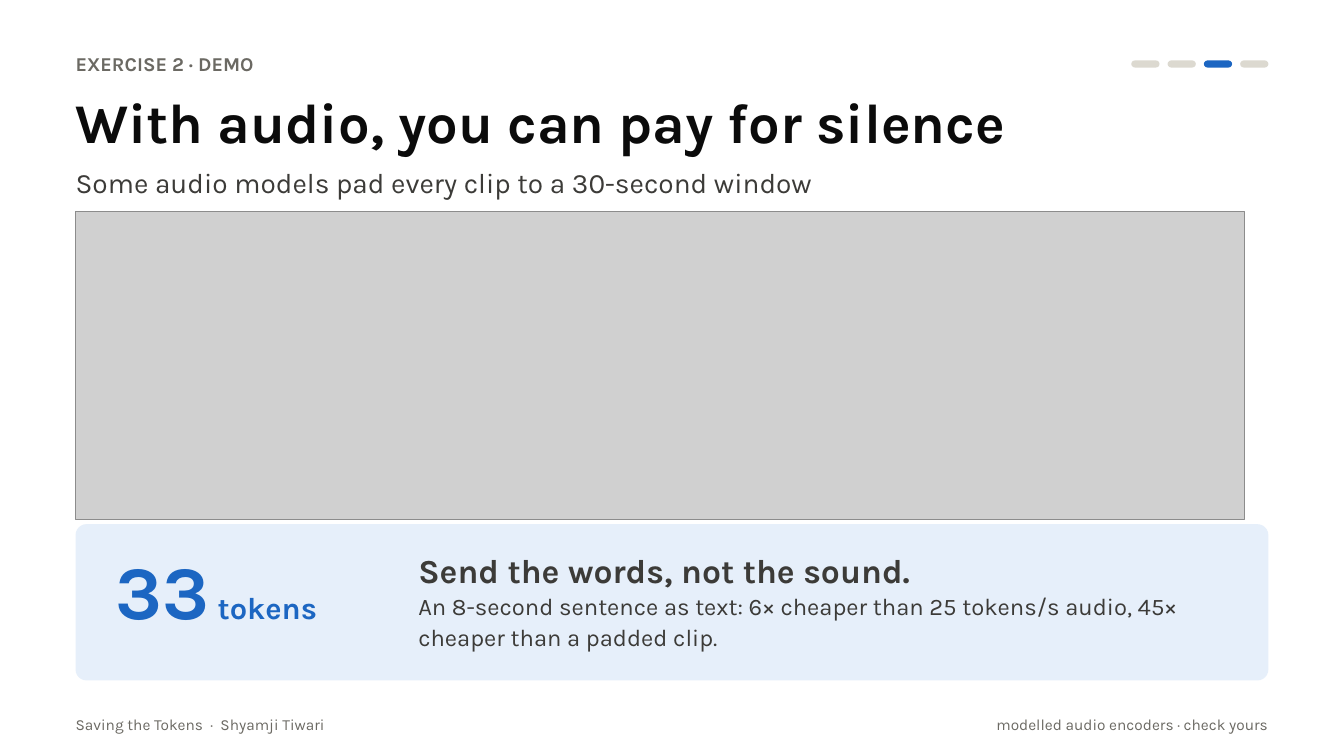
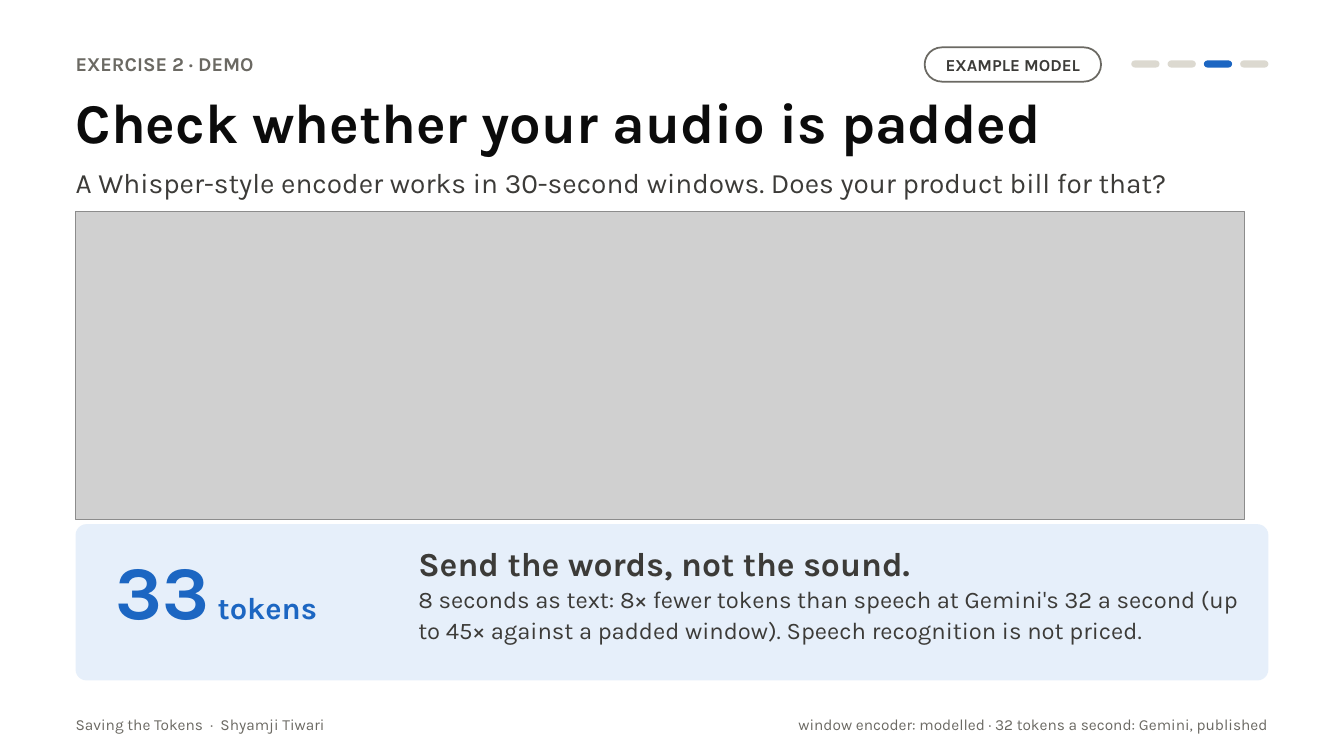
Before and after one commit to SwarnaRavali/agentic-ai-26, a slide deck: slide 12 of Saving-the-Tokens/slides/Saving_the_Tokens.pptx. Drawn at 1344x756 pixels with LibreOffice and Linux fonts; fonts in the diff are those of the drawing; grey boxes stand for pictures. Boxes give left, top, right and bottom in pixels: in the first picture for what was removed or moved away, otherwise in the second. Text is boxed around its words. In the diff, an @@ line names an element or a change of style, - is before the commit and + after.

Commit message:
Saving the Tokens: Colab-first setup, corrected numbers, new slides and scripts

```diff
--- a/Saving-the-Tokens/slides/Saving_the_Tokens.pptx
+++ b/Saving-the-Tokens/slides/Saving_the_Tokens.pptx
@@ rounded rectangle added at (925,47,1101,82), fill #FFFFFF, outline #6B6963 1.25 pt, 12 pt, text #3C3B38, bold @@
+EXAMPLE MODEL
@@ text at (76,103,1041,157): text changed @@
-With audio, you can pay for silence
+Check whether your audio is padded
@@ text at (76,173,1166,200): text changed @@
-Some audio models pad every clip to a 30-second window
+A Whisper-style encoder works in 30-second windows. Does your product bill for that?
@@ text "Send the words, not the ...": place and size @@
-text "Send the words, not the ..." at (418,560,1177,652)
+text "Send the words, not the ..." at (418,553,1238,645)
@@ text at (418,591,1238,645): text changed @@
-An 8-second sentence as text: 6× cheaper than 25 tokens/s audio, 45× cheaper than a padded clip.
+8 seconds as text: 8× fewer tokens than speech at Gemini's 32 a second (up to 45× against a padded window). Speech recognition is not priced.
@@ text at (798,719,1268,734): text changed @@
-modelled audio encoders · check yours
+window encoder: modelled · 32 tokens a second: Gemini, published
```
Also in this commit, not shown: 17 other slides changed, 11 other files.
